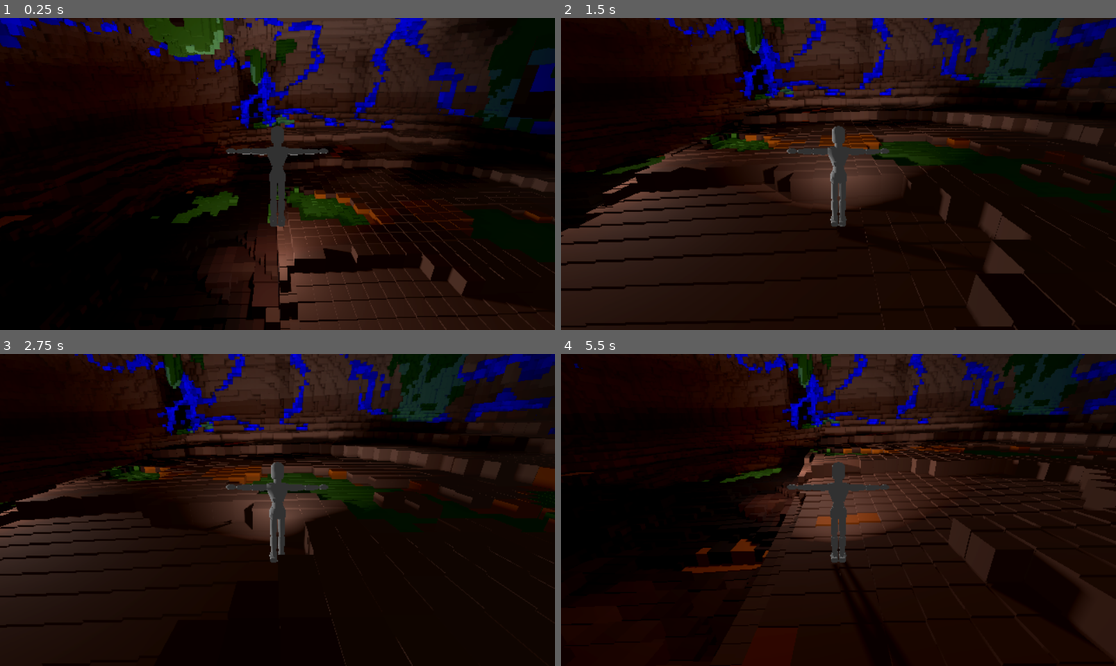
Above: before the commit, frames 1-4 (two rows, left to right).
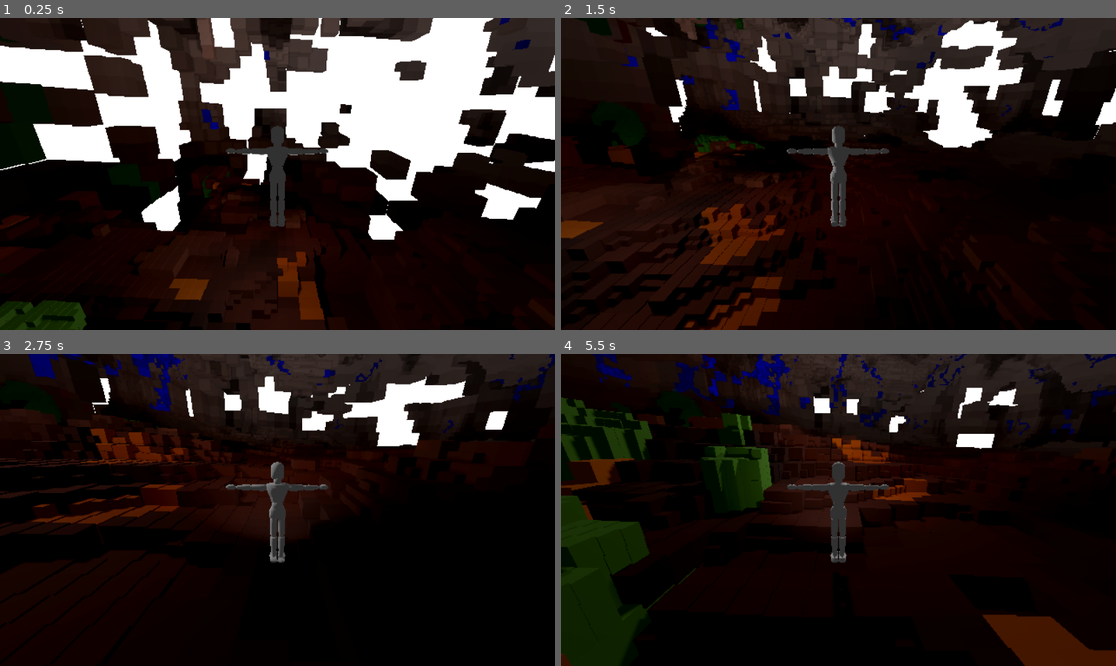
Above: after the commit, the same moments.

Repository: CodedNil/TestingVoxels
Game: Godot game, scene res://main_scene.tscn
The game is run twice, just before and just after one commit, with the same random seed, the same clock (stepped at 60 frames per second) and the same inputs.
Inputs (mouse positions are in pixels of both pictures, inside the frame that each line leads up to):
- Up to frame 1 (0.25 s): no input
- Up to frame 2 (1.5 s): tap Enter at 0.5 s; move the mouse to (960, 158) at 0.52 s; hold D 0.53-1.25 s; tap F at 0.6 s; click (960, 158) at 0.67 s; tap Space at 0.77 s; drag from (727, 189) to (810, 236) at 1.27 s
- Up to frame 3 (2.75 s): move the mouse to (333, 441) at 2.02 s; hold D from 2.03 s (still down); tap Shift at 2.1 s; tap F at 2.3 s
- Up to frame 4 (5.5 s): release D at 2.75 s; drag from (810, 572) to (672, 463) at 2.77 s; move the mouse to (1005, 556) at 3.52 s; hold A 3.53-4.25 s; tap F at 3.6, 5.1 s; tap Space at 3.77 s; drag from (672, 463) to (755, 432) at 4.27 s; move the mouse to (866, 510) at 5.02 s; hold S from 5.03 s (still down); click (866, 510) at 5.17 s

The runs differ from the first frame. In frame 1, 51% of the frame differs, in the area x 0-100%, y 0-100%; in frame 2, 37%; in frame 3, 29%; in frame 4, 41%.

Commit message:
WIP optimised further chunk searching

Diff:
--- a/character/character.gd
+++ b/character/character.gd
@@ -11,6 +11,7 @@
 var _s = false
 var _a = false
 var _d = false
+var _f = false
 var _shift = false
 var _space = false
 
@@ -36,6 +37,8 @@
 				_a = event.pressed
 			KEY_D:
 				_d = event.pressed
+			KEY_F:
+				_f = event.pressed
 			KEY_SHIFT:
 				_shift = event.pressed
 			KEY_SPACE:
@@ -57,6 +60,14 @@
 		rotate_y(deg_to_rad(-yaw))
 		get_node("CameraRotator").rotate_object_local(Vector3(1,0,0), deg_to_rad(-pitch))
 
+	# If f key pressed, move the camera overhead
+	if _f:
+		get_node("CameraRotator/Camera3D").position = Vector3(0, 150, 0)
+		get_node("CameraRotator/Camera3D").rotation_degrees = Vector3(-90, 0, 0)
+	else:
+		get_node("CameraRotator/Camera3D").position = Vector3(0, 1.5, 3)
+		get_node("CameraRotator/Camera3D").rotation_degrees = Vector3(-20, 0, 0)
+
 # Updates camera movement
 func _physics_process(delta):
 	# Computes desired direction from key states
--- a/voxel_gen.gd
+++ b/voxel_gen.gd
@@ -4,13 +4,13 @@
 const largestVoxelSize: float = 2.0
 const smallestVoxelSize: float = 0.25
 
-const roomSpacing: float = 110
+const roomSpacing: float = 150
 
 const renderDistance: int = 64
-const yLevels: Array[int] = [0, 1, -1, 2, -2, 3, 4, 5]
-
-const msBudget: float = 32  # Max time to spend on subdivision per update frame
-const maxChunksRemovedPerFrame: int = 50  # Max number of chunks to remove per update frame
+const yLevels: Array[int] = [0, 1, -1, 2, -2, 3, -3, 4, 5, 6, 7, 8]
+
+const msBudget: float = 64  # Max time to spend on subdivision per update frame
+const maxChunksRemovedPerFrame: int = 5  # Max number of chunks to remove per update frame
 
 # Get number of quality levels, based on the largest and smallest voxel size
 const nQualityLevels: int = int(log(largestVoxelSize / smallestVoxelSize) / log(2))
@@ -22,7 +22,7 @@
 
 	func _init() -> void:
 		worldNoise.frequency = 0.03
-		worldNoise.seed = 1234
+		worldNoise.seed = 4321
 
 	# Get a noise value clamped from 0 to 1, but the noise is scaled up to clamp extreme values
 	func getWorldsNoise(offset: float, pos2d: Vector2, scale: float) -> float:
@@ -60,9 +60,9 @@
 		var development: float = getWorldsNoise(4, pos2d, 0.1)
 
 		# Rock types for colour, iron is red, calcium is white, graphite is black, apatite is blue
-		var calcium: float = getWorldsNoise(6, pos2d, 0.1)
-		var graphite: float = getWorldsNoise(7, pos2d, 0.1)
-		var iron: float = getWorldsNoise(5, pos2d, 0.1)
+		var calcium: float = getWorldsNoise(5, pos2d, 0.1)
+		var graphite: float = getWorldsNoise(6, pos2d, 0.1)
+		var iron: float = getWorldsNoise(7, pos2d, 0.1)
 		var rockColor: Color = Color(
 			calcium * 0.8 - graphite * 0.5 + iron * 0.3,
 			calcium * 0.8 - graphite * 0.5 + iron * 0.05,
@@ -82,7 +82,7 @@
 		)
 		# Get room noise seed, based on room position
 		var roomSeed: float = roomPosition.x + roomPosition.y * 123
-		# roomPosition += horizontalOffset
+		roomPosition += horizontalOffset
 		# Get angle from center with x and z, from -pi to pi
 		var roomAngle: float = pos2d.angle_to_point(roomPosition)
 		# Get 2d distance from center with x and z
@@ -91,13 +91,12 @@
 		# Calculate room size, based on noise from the angle
 		var roomBaseSize: float = (
 			lerp(20, 25, smoothness) + worldNoise.get_noise_1d(roomSeed) * lerp(15, 2, smoothness)
-		)
-		var roomSizeNoise = 5 + (1 - smoothness) * 30
+		) + getWorldsNoise(8, pos2d * lerp(20, 4, smoothness), 0.1) * 40
 		var roomSize0: float = (
-			roomBaseSize + worldNoise.get_noise_2d(roomSeed, -PI * roomSizeNoise) * roomBaseSize / 3 * smoothness
+			roomBaseSize + worldNoise.get_noise_2d(roomSeed, -PI) * roomBaseSize / 3 * smoothness
 		)
 		var roomSize: float = (
-			roomBaseSize + (worldNoise.get_noise_2d(roomSeed, roomAngle * roomSizeNoise) * roomBaseSize / 3 * smoothness)
+			roomBaseSize + (worldNoise.get_noise_2d(roomSeed, roomAngle) * roomBaseSize / 3 * smoothness)
 		)
 		# For the last 25% of the angle, so from half pi to pi, lerp towards roomSize0
 		var roomSizeLerp: float = (
@@ -113,18 +112,9 @@
 			abs(pos2d.y + worldNoise.get_noise_1d(pos2d.x) * 8 - roomPosition.y),
 		)
 
-		# Get room height data
-		var roomFloor: float = (
-			4.0
-			+ worldNoise.get_noise_2dv(pos2d * lerp(4.0, 1.0, smoothness)) * lerp(2.0, 0.5, smoothness)
-		)
-		var roomCeiling: float = (
-			2.0
-			+ worldNoise.get_noise_2dv(pos2d * lerp(20.0, 3.0, smoothness)) * lerp(2.0, 0.5, smoothness)
-		)
 		# Higher numbers reduce the height exponentially
-		var roomFloor2: float = 8.0 - getWorldsNoise(11, pos2d, 0.1) * 3
-		var roomCeiling2: float = 1.0 + getWorldsNoise(12, pos2d, 0.1) * 3
+		var roomFloor: float = 8.0 - getWorldsNoise(11, pos2d, 0.1) * 4
+		var roomCeiling: float = 2.0 + getWorldsNoise(12, pos2d, 0.1) * 3
 
 		# Get floor material
 		var floorMaterial: String = "stone"
@@ -139,7 +129,7 @@
 		# Use moss color if humidity high
 		if humidity > 0.5 + noiseOffset and floorVariance > 0.3 + noiseOffset:
 			floorMaterial = "moss"
-			roomFloor += 0.25
+			roomFloor += 1
 			roomCeiling += 10 * ((floorVariance - 0.3 - noiseOffset) / 0.7)
 		# Use dirt color around moss
 		elif humidity > 0.5 + noiseOffset and (floorVariance - floorVariance2 * 0.5 > 0.05 + noiseOffset or floorVariance2 + noiseOffset < 0.3):
@@ -155,8 +145,6 @@
 			"rockColor": rockColor,
 			"roomFloor": roomFloor,
 			"roomCeiling": roomCeiling,
-			"roomFloor2": roomFloor2,
-			"roomCeiling2": roomCeiling2,
 			"roomPosition": roomPosition,
 			"roomDist": roomDist,
 			"roomSize": roomSizeLerp,
@@ -176,7 +164,6 @@
 			return cachedData3d[pos3d]
 
 		var roomHeightSmooth: float = data2d.roomFloor if pos3d.y < 0 else data2d.roomCeiling
-
 		var roomDist3d: float = (
 			Vector3(
 				pos3d.x - data2d.roomPosition.x,
@@ -185,29 +172,14 @@
 			)
 			. length()
 		)
-		var roomHeightSmooth2: float = data2d.roomFloor2 if pos3d.y < 0 else data2d.roomCeiling2
-
-		var roomDist3d2: float = (
-			Vector3(
-				pos3d.x - data2d.roomPosition.x,
-				pos3d.y * roomHeightSmooth2,
-				pos3d.z - data2d.roomPosition.y
-			)
-			. length()
-		)
 		var roomInside3d: bool = roomDist3d < data2d.roomSize
-		if pos3d.x > 0:
-			# var distFromHeight: float = max(pos3d.y - data2d.roomFloor2, data2d.roomCeiling2 - pos3d.y, 0.0)
-			roomInside3d = roomDist3d2 < data2d.roomSize#data2d.roomDist < data2d.roomSize and pos3d.y > -data2d.roomFloor2 and pos3d.y < data2d.roomCeiling2
 
 		var corridorDist3d: float = (
 			Vector2(data2d.corridorDist, pos3d.y * roomHeightSmooth / 2.0).length()
 		)
 		var corridorInside3d: bool = corridorDist3d < data2d.corridorWidth
-		if pos3d.x > 0:
-			corridorInside3d = data2d.corridorDist < data2d.corridorWidth and pos3d.y > -data2d.roomFloor2 and pos3d.y < data2d.roomCeiling2 / 2.0
-
-		var inside3d: bool = roomInside3d# or corridorInside3d
+
+		var inside3d: bool = roomInside3d or corridorInside3d
 		cachedData3d[pos3d] = inside3d
 		return inside3d
 
@@ -470,48 +442,53 @@
 
 	var subdivisionRate: int = 0
 
+	# Previous chunk searching Chunks: 10404 Meshes: 27774 Voxels: 248065
+
 	# Progress on chunks
-	var chunksViewed: Array[Vector2] = []
-	var rotateAngles: float = 64
+	var chunksViewed: Array[Vector3] = []
+	var rotateAngles: float = 16
+	# Get rotate per run and jitter
+	var rotatePerRun: float = 360 / rotateAngles
+	var jitter: float = sin(Time.get_ticks_msec() / (200.0 + randf() * 50)) * rotatePerRun
+	var jitter2: float = cos(Time.get_ticks_msec() / (200.0 + randf() * 50)) * rotatePerRun
 	# Keep track of chunks to progress by voxel size, so we can progress in order of quality
 	var chunksToProgress: Dictionary = {}
 	for qLevel in range(nQualityLevels + 1):
 		var voxelSize: float = largestVoxelSize / pow(2, qLevel)
 		chunksToProgress[voxelSize] = []
 	# Loop through chunks in rotated lines from center
-	for angle in range(rotateAngles / 2):
+	for angleH in range(rotateAngles / 2):
 		# 0 to 1 for the angle of rotation
-		var angleQuality: float = angle / rotateAngles * 2
+		var angleQuality: float = angleH / rotateAngles * 2
 		# Start rotation from 0, then -angle, then angle, then -angle * 2, then angle * 2, etc
-		var flip: int = 1 if angle % 2 == 0 else -1
+		var flip: int = 1 if angleH % 2 == 0 else -1
 		var dir: Vector3 = cameraDir.rotated(
-			Vector3(0, 1, 0), deg_to_rad(180 + angle * flip * 360 / rotateAngles + sin(Time.get_ticks_msec() / 500.0) * 10)
-		)
-		for i in range(renderDistance):
-			var pos: Vector3 = cameraPos + dir * i * chunkSize
-
-			var renderChunkPos2d: Vector2 = (
-				Vector2(int(pos.x / chunkSize), int(pos.z / chunkSize)) * chunkSize
+			Vector3(0, 1, 0), deg_to_rad(180 + angleH * flip * rotatePerRun + jitter)
+		)
+		# Loop through chunks in rotated lines, vertical
+		for angleV in range(rotateAngles / 4):
+			# 0 to 1 for the angle of rotation
+			var angleQualityV: float = angleV / rotateAngles * 2
+			# Start rotation from 0, then -angle, then angle, then -angle * 2, then angle * 2, etc
+			var flipV: int = 1 if angleV % 2 == 0 else -1
+			var dirV: Vector3 = dir.rotated(
+				Vector3(1, 0, 0), deg_to_rad(angleV * flipV * rotatePerRun + jitter2)
 			)
-			# If the chunk is already in the list, skip it
-			if renderChunkPos2d in chunksViewed:
-				continue
-			chunksViewed.append(renderChunkPos2d)
-
-			# Get if entire y range is empty space, skip if is
-			var emptyY: int = 0
-			for y in yLevels:
-				# Get the rounded snapped chunk position
-				var renderChunkPos: Vector3 = (
-					Vector3(int(pos.x / chunkSize), y, int(pos.z / chunkSize)) * chunkSize
-				)
+			for i in range(renderDistance):
+				var pos: Vector3 = cameraPos + dirV * i * chunkSize
+
+				var renderChunkPos3d: Vector3 = round(pos / chunkSize) * chunkSize
+				# If the chunk is already in the list, skip it
+				if renderChunkPos3d in chunksViewed:
+					continue
+				chunksViewed.append(renderChunkPos3d)
 
 				# Find if chunk exists
-				var chunk: Chunk = chunks.get(renderChunkPos)
+				var chunk: Chunk = chunks.get(renderChunkPos3d)
 				if chunk == null:
-					chunk = Chunk.new(renderChunkPos, dataGenerator)
+					chunk = Chunk.new(renderChunkPos3d, dataGenerator)
 					add_child(chunk)
-					chunks[renderChunkPos] = chunk
+					chunks[renderChunkPos3d] = chunk
 					subdivisionRate += chunk.progress(startTime)
 				else:
 					if chunk.progressSubdivisions.size() != 0:
@@ -521,17 +498,11 @@
 						and chunk.progressSubdivisions.size() == 0
 					):
 						# Get the distance from the camera
-						var chunkDistance: float = (
-							(
-								Vector2(renderChunkPos.x, renderChunkPos.z)
-								. distance_to(Vector2(cameraPos.x, cameraPos.z))
-							)
-							/ chunkSize
-						)
+						var chunkDistance: float = renderChunkPos3d.distance_to(cameraPos) / chunkSize
 						# Get the chunks minimum voxel size, based on how close it is to the camera, halved from max each time
 						var subdivisionLevel: int = clamp(
 							round(
-								nQualityLevels - chunkDistance * lerp(0.1, 0.4, angleQuality) + 2.0
+								nQualityLevels - chunkDistance * lerp(0.1, 0.4, angleQuality * angleQualityV) + 2.0
 							),
 							0,
 							nQualityLevels
@@ -548,9 +519,8 @@
 					for material in chunk.multiMeshes[largestVoxelSize]:
 						firstMeshCount += chunk.multiMeshes[largestVoxelSize][material][1].size()
 				if firstMeshCount == 8:
-					emptyY += 1
-			if emptyY == len(yLevels):
-				break
+					break
+			# If we have gone over the time budget, break
 			if Time.get_ticks_msec() - startTime > msBudget:
 				break
 		if Time.get_ticks_msec() - startTime > msBudget:
